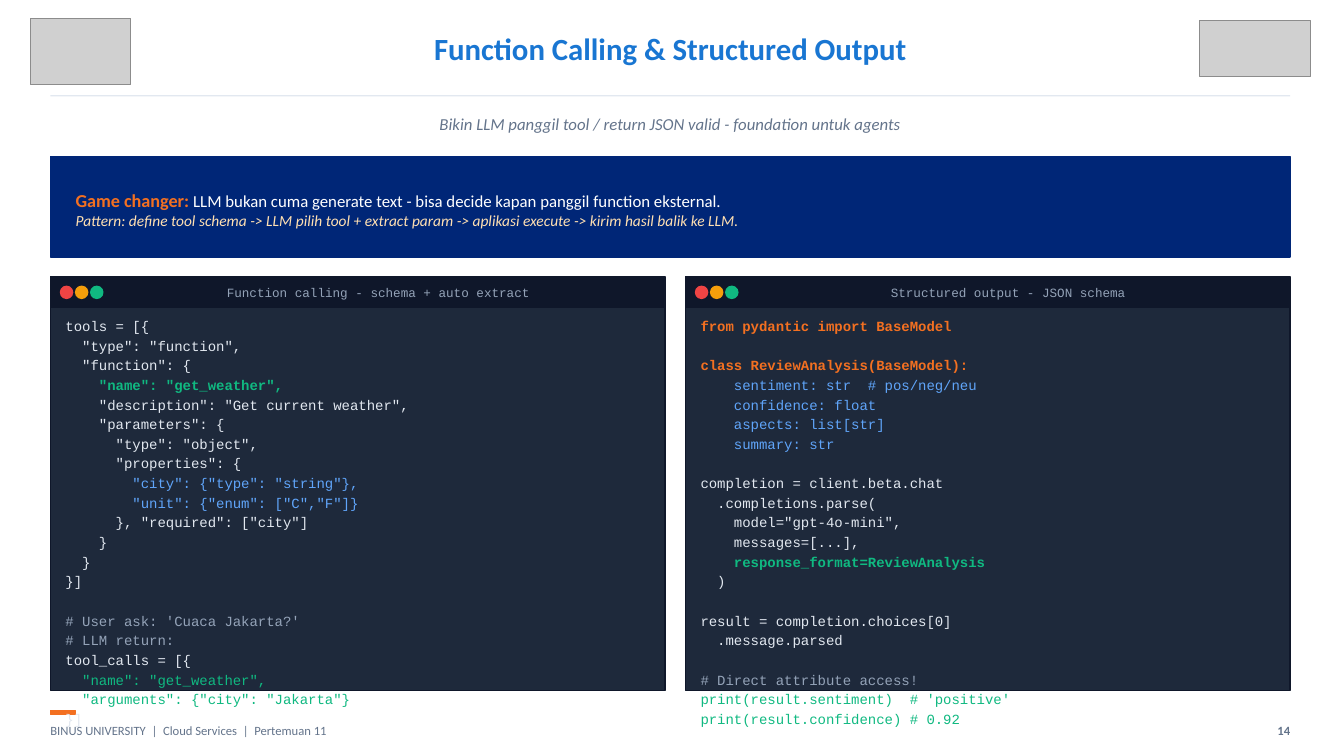
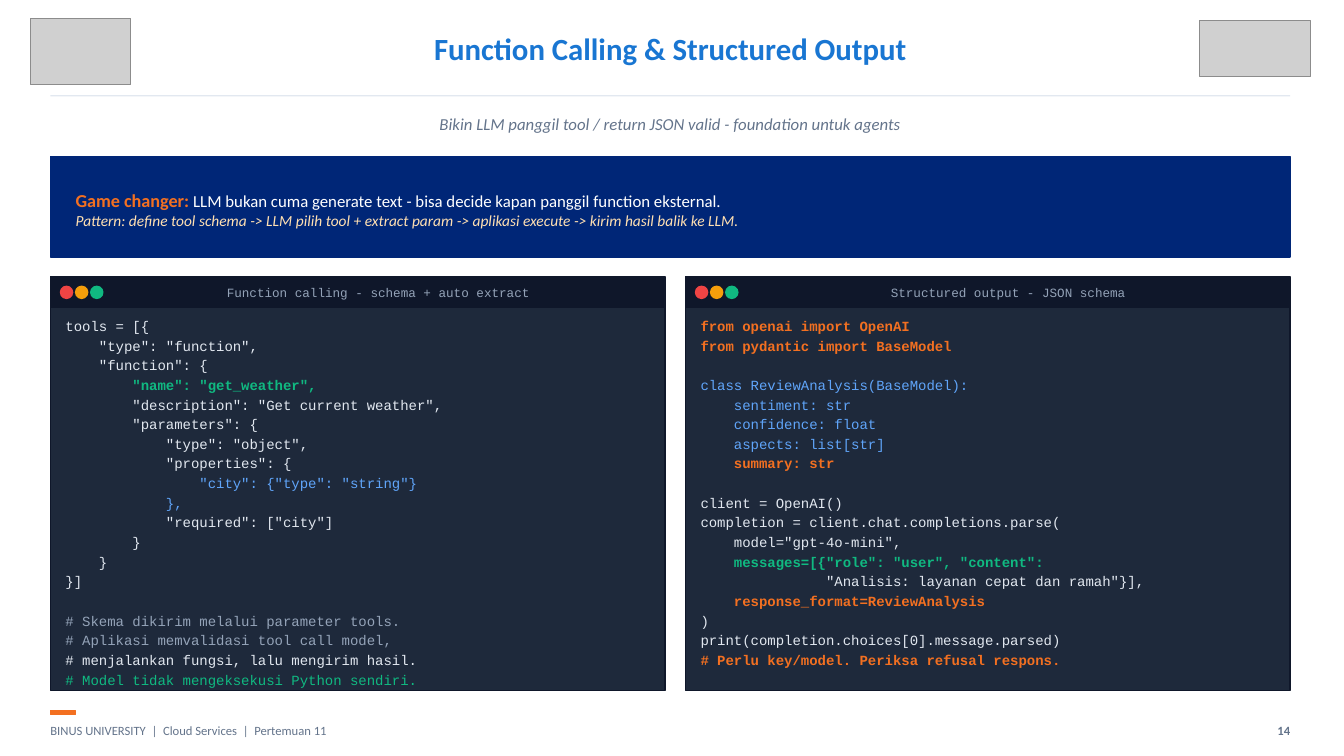
Before and after one commit to SeedFlora/meet11CloudService, a slide deck: slide 14 of slides/Teori_Pertemuan_11.pptx. Drawn at 1344x756 pixels with LibreOffice and Linux fonts; fonts in the diff are those of the drawing; grey boxes stand for pictures. Boxes give left, top, right and bottom in pixels: in the first picture for what was removed or moved away, otherwise in the second. Text is boxed around its words. In the diff, an @@ line names an element or a change of style, - is before the commit and + after.

```diff
--- a/slides/Teori_Pertemuan_11.pptx
+++ b/slides/Teori_Pertemuan_11.pptx
@@ text at box(701, 321, 910, 334): paragraph added @@
+from openai import OpenAI
@@ text at box(701, 380, 985, 609): text colour #F37021 to #60A5FA, bold off in "class ReviewAnalysis(BaseModel):"; text colour #60A5FA to #F37021, bold on in "summary: str"; text colour #10B981 to #F37021 in "response_format=ReviewAnalysis" @@
@@ text at box(734, 400, 851, 410): text changed @@
-sentiment: str # pos/neg/neu
+sentiment: str
@@ text at box(166, 478, 417, 530): text changed @@
-"city": {"type": "string"},
-"unit": {"enum": ["C","F"]}
-}, "required": ["city"]
+"city": {"type": "string"}
+},
+"required": ["city"]
@@ text at box(701, 498, 1060, 530): text changed @@
-completion = client.beta.chat
-.completions.parse(
+client = OpenAI()
+completion = client.chat.completions.parse(
@@ text at box(734, 557, 1144, 589): text changed; text colour #E2E8F0 to #10B981; bold on @@
-messages=[...],
+messages=[{"role": "user", "content":
+"Analisis: layanan cepat dan ramah"}],
@@ text at box(82, 616, 417, 688): text changed; text colour #10B981 to #94A3B8 @@
-# User ask: 'Cuaca Jakarta?'
-# LLM return:
-tool_calls = [{
-"name": "get_weather",
-"arguments": {"city": "Jakarta"}
-}]
+# Skema dikirim melalui parameter tools.
+# Aplikasi memvalidasi tool call model,
+# menjalankan fungsi, lalu mengirim hasil.
+# Model tidak mengeksekusi Python sendiri.
@@ text at box(701, 635, 1061, 668): text changed; text colour #10B981 to #E2E8F0 @@
-result = completion.choices[0]
-.message.parsed
-# Direct attribute access!
-print(result.sentiment) # 'positive'
-print(result.confidence) # 0.92
+print(completion.choices[0].message.parsed)
+# Perlu key/model. Periksa refusal respons.
```
Also in this commit, not shown: 8 other slides changed, 12 other files.
